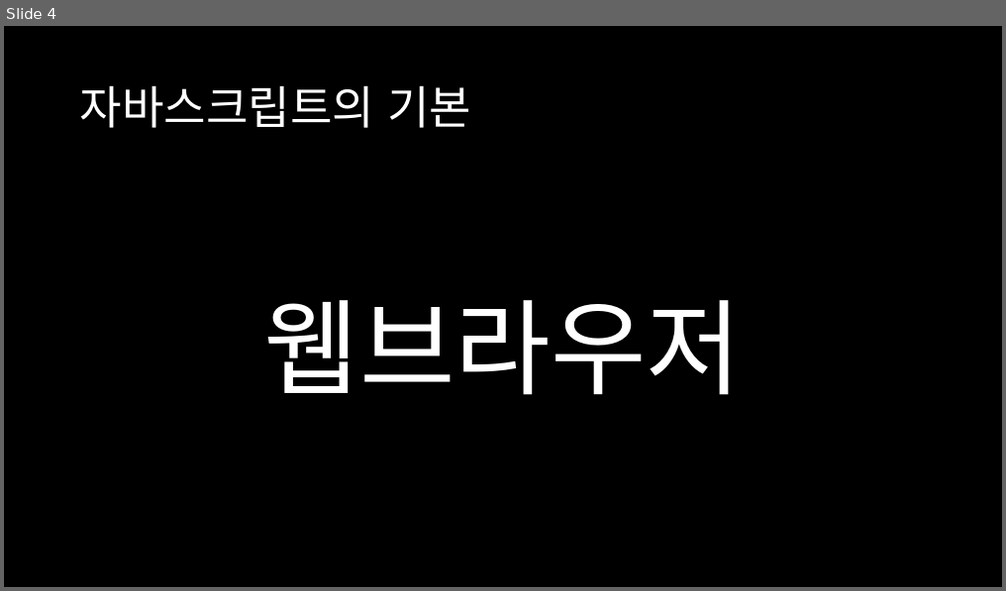
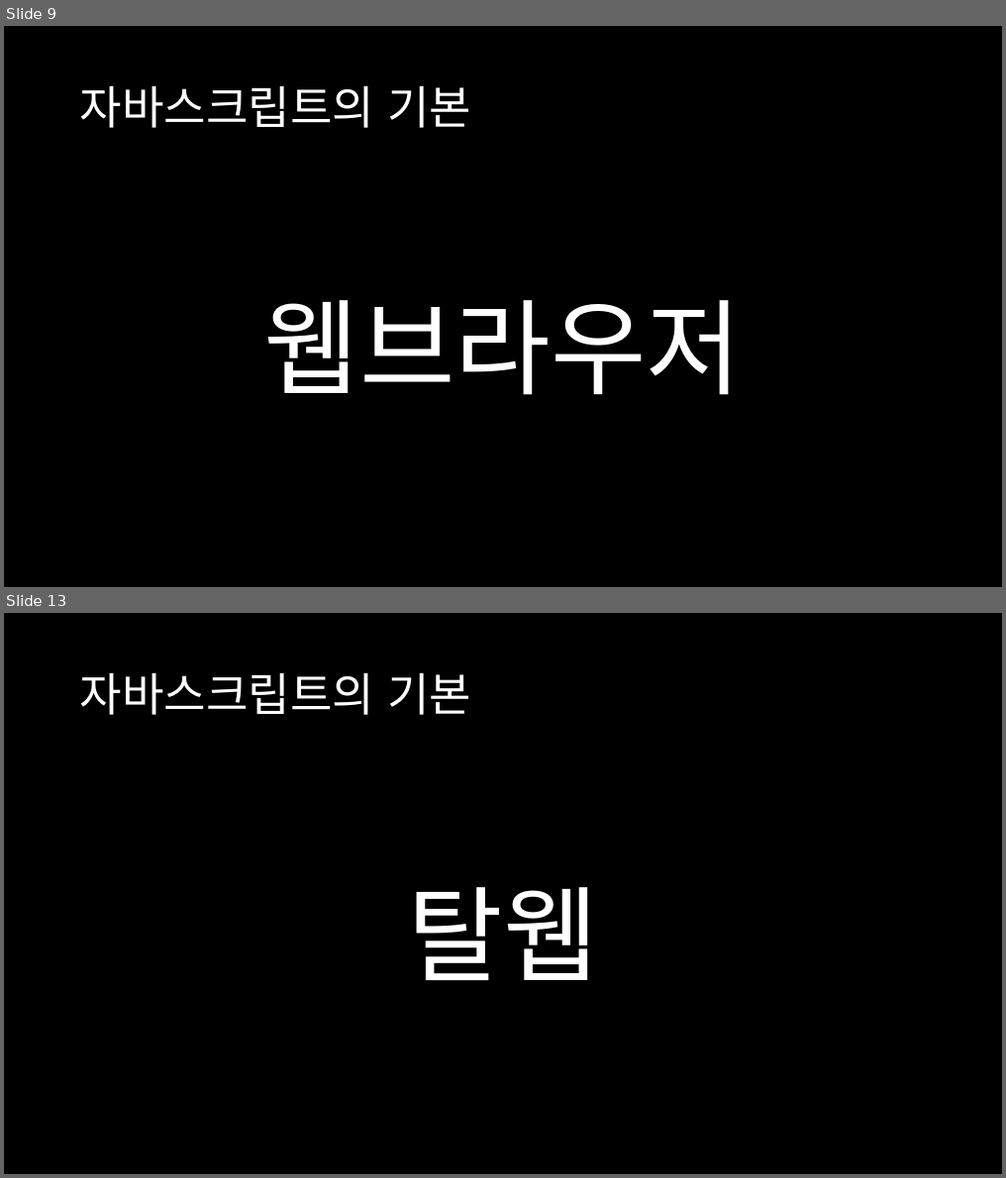
Before and after one commit to songhune/Webprogramming-Highschool, a slide deck: JavaScript/JavaScript.pptx. Shown one above the other, each under a label of ours: slide 4 before the commit, slides 9 and 13 after it; the slides between them are not shown. The pictures are 1006x591 and 1006x1178 pixels, drawn with LibreOffice and Linux fonts; fonts in the diff are those of the drawing. Boxes give left, top, right and bottom in pixels: in the first picture for what was removed or moved away, otherwise in the second. Text is boxed around its words. In the diff, an @@ line names an element or a change of style, - is before the commit and + after.

```diff
--- a/JavaScript/JavaScript.pptx
+++ b/JavaScript/JavaScript.pptx
@@ slide 13 added at [4, 613, 1002, 1174], background #000000 @@
@@ title added at [80, 672, 471, 715], 44 pt, text #FFFFFF @@
+자바스크립트의 기본
@@ text added at [407, 887, 598, 980], 100 pt, text #FFFFFF @@
+탈웹
@@ what was slide 4 is now slide 9 @@
```
Also in this commit, not shown: 3 slides changed, 35 other slides added, 26 other files.
